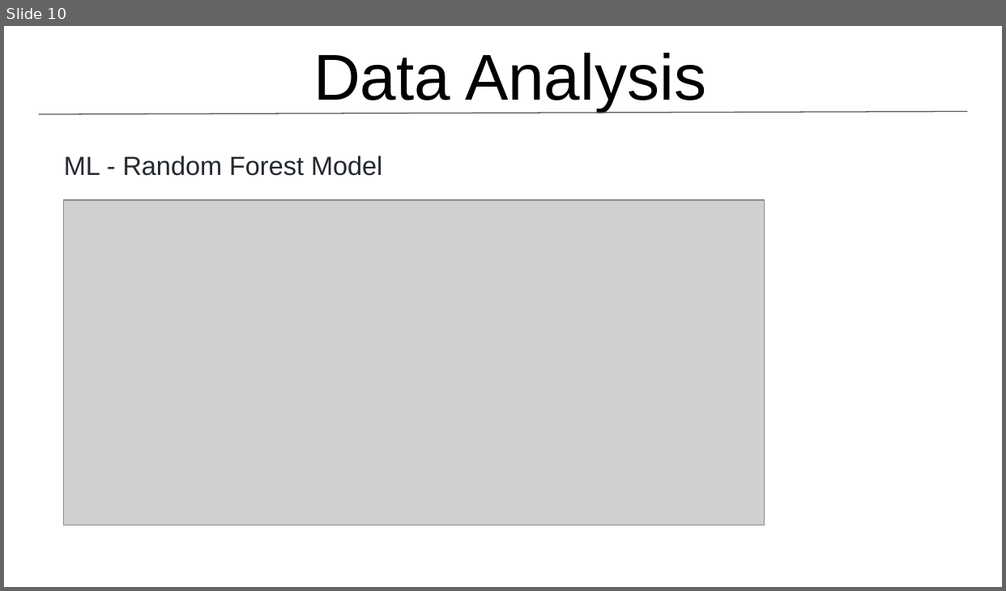
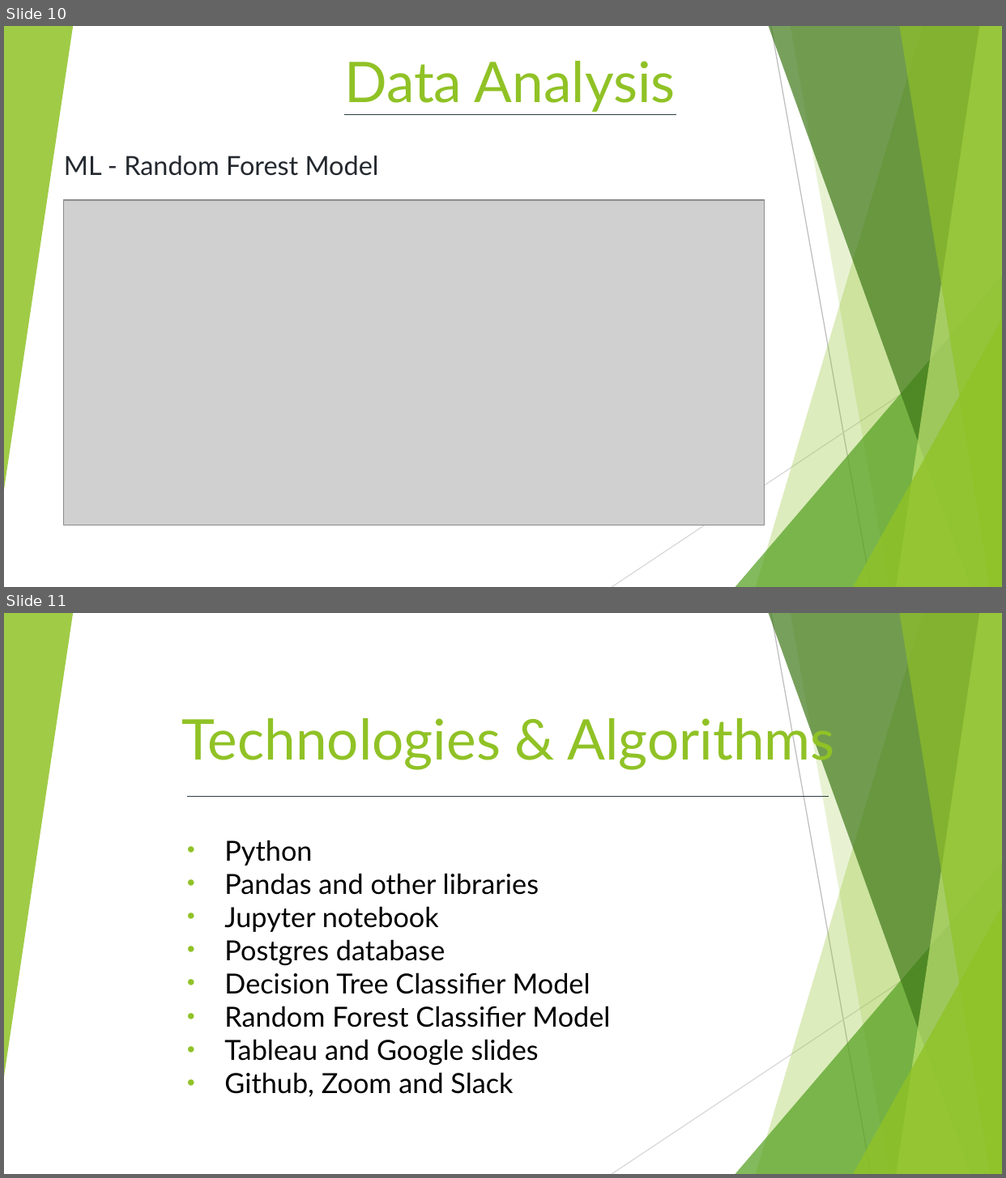
Before and after one commit to GerlechJen/Predicting-Auto-Insurance-Fraud-Claims, a slide deck: Team_6.pptx. Shown one above the other, each under a label of ours: slide 10 before the commit, slides 10 and 11 after it. The pictures are 1006x591 and 1006x1178 pixels, drawn with LibreOffice and Linux fonts; fonts in the diff are those of the drawing; grey boxes stand for pictures. Boxes give left, top, right and bottom in pixels: in the first picture for what was removed or moved away, otherwise in the second. Text is boxed around its words. In the diff, an @@ line names an element or a change of style, - is before the commit and + after.

```diff
--- a/Team_6.pptx
+++ b/Team_6.pptx
@@ slide 11 added at box(4, 613, 1002, 1174), background #FFFFFF; not listed: 10 template elements that a slide beside it also shows @@
@@ title added at box(181, 712, 835, 771), 40.5 pt, text #90C226 @@
+Technologies & Algorithms
@@ line added from (186, 797) to (829, 797), #2C3C43 0.75 pt @@
@@ subtitle added at box(224, 840, 610, 1097), 20 pt, text #000000 @@
+• Python
+• Pandas and other libraries
+• Jupyter notebook
+• Postgres database
+• Decision Tree Classifier Model
+• Random Forest Classifier Model
+• Tableau and Google slides
+• Github, Zoom and Slack
@@ slide 10 changed as well @@
@@ group added at box(4, 26, 1002, 587): 5 freeform shapes, 3 triangles, 2 lines @@
@@ title "Data Analysis" at box(344, 61, 675, 112): size 46.8 to 40.5 pt, font Arial to Lato, text colour #000000 to #90C226 @@
@@ line moved from (39, 115) - (967, 112) to (344, 115) - (675, 115) @@
@@ line (344, 115) - (675, 115): stroke #595959 0.75 pt to #2C3C43 0.75 pt @@
@@ subtitle "ML - Random Forest Model" at box(64, 156, 379, 176): font Arial to Lato @@
```
Also in this commit, not shown: 9 other slides changed, 1 other slide added, 1 other file.
